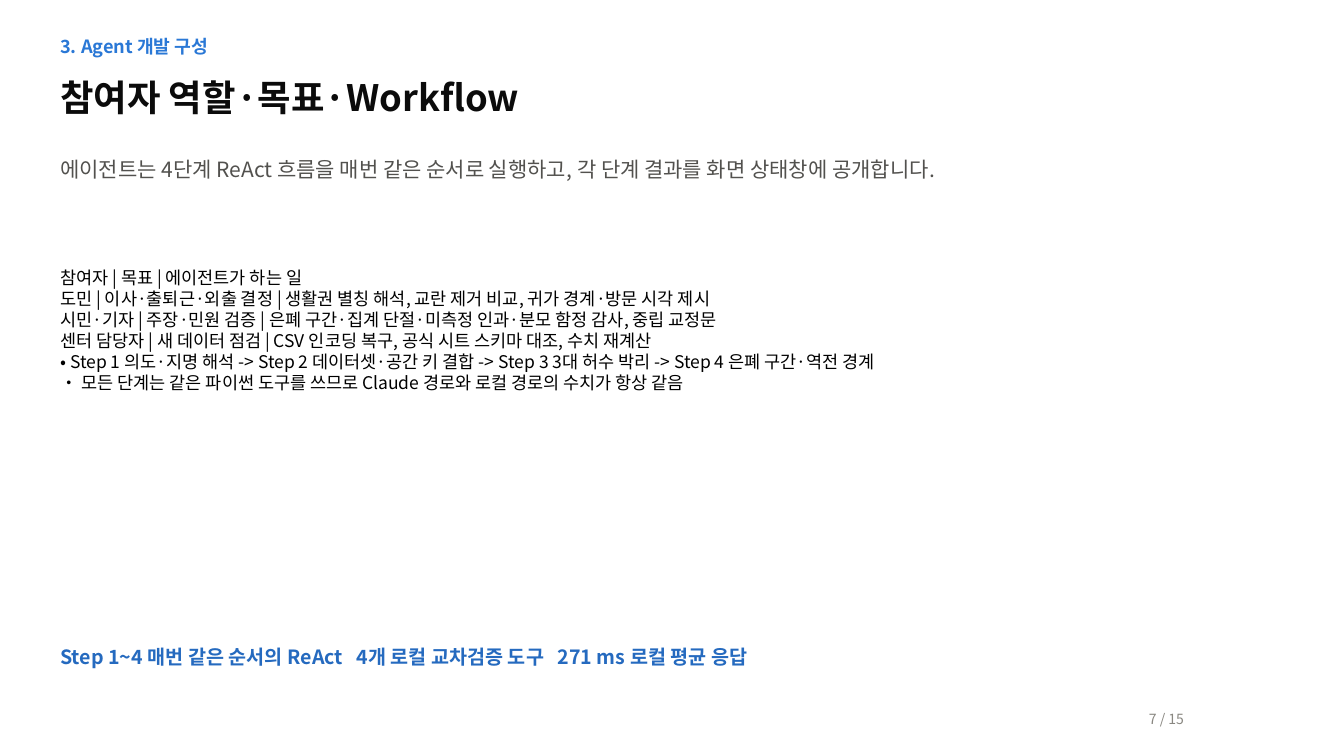
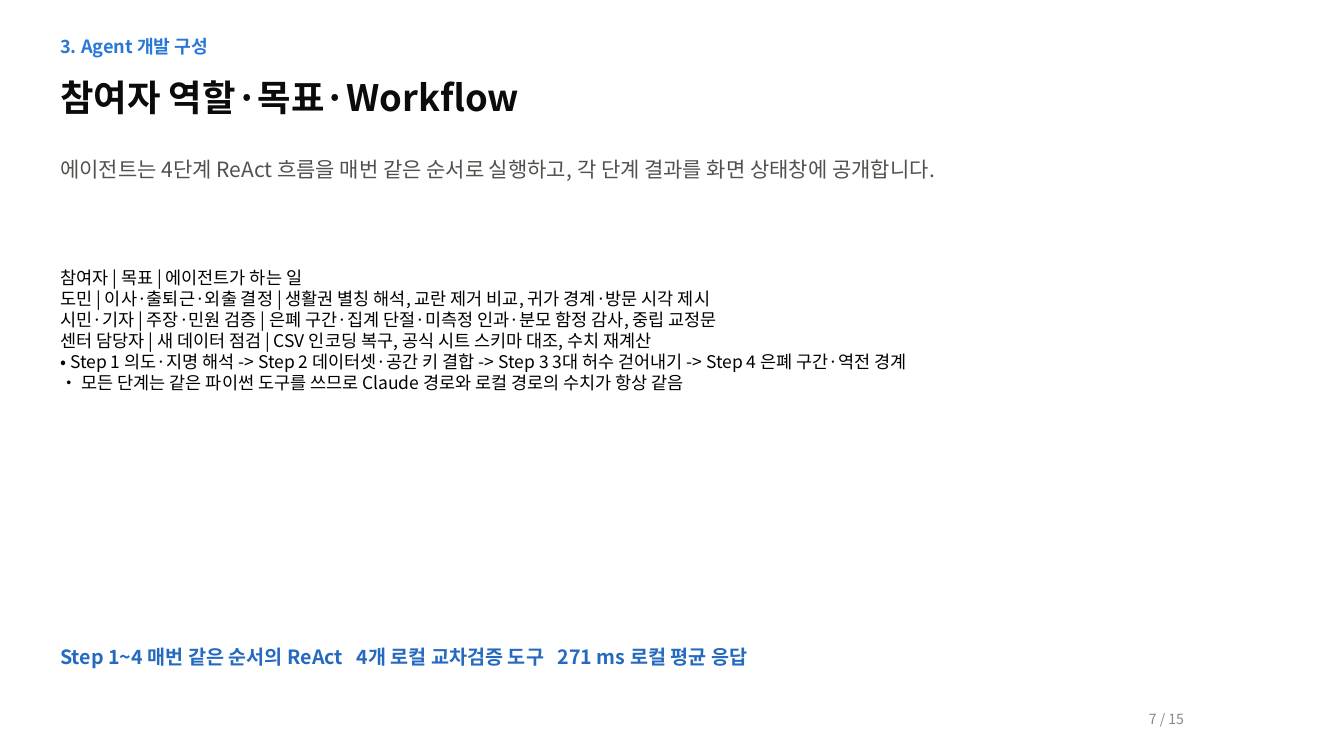
Before and after one commit to ABCDE09876/jeju_ai_challenge, a slide deck: slide 7 of docs/AI_Agent_기획서_15쪽.pptx. Drawn at 1344x756 pixels with LibreOffice and Linux fonts; fonts in the diff are those of the drawing. Boxes give left, top, right and bottom in pixels: in the first picture for what was removed or moved away, otherwise in the second. Text is boxed around its words. In the diff, an @@ line names an element or a change of style, - is before the commit and + after.

```diff
--- a/docs/AI_Agent_기획서_15쪽.pptx
+++ b/docs/AI_Agent_기획서_15쪽.pptx
@@ text at (70, 350, 907, 372): text changed @@
-• Step 1 의도·지명 해석 -> Step 2 데이터셋·공간 키 결합 -> Step 3 3대 허수 박리 -> Step 4 은폐 구간·역전 경계
+• Step 1 의도·지명 해석 -> Step 2 데이터셋·공간 키 결합 -> Step 3 3대 허수 걷어내기 -> Step 4 은폐 구간·역전 경계
```
Also in this commit, not shown: 9 other slides changed, 6 other files.
